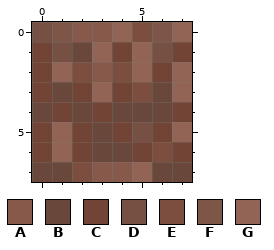
Pixel-art sprite: public/content/tiles/T_Tile_05_Alt.png. Above, as it was before the edit.
The file is 8x8 pixels. Colours within 5 levels of each other are drawn and written as one.
Palette (. is transparent): A #86594a  B #69473b  C #714435  D #755043  E #7b4e3f  F #7d5648  G #916455
Pixels before, first column x 0:
0 DFAAGEFG
1 CDBGCGDC
2 CGEAEGCG
3 CBCGCEBG
4 BCBCBBBC
5 CGCBCDCG
6 CGCBBCEC
7 BBEAAGBB
The same view after the edit:
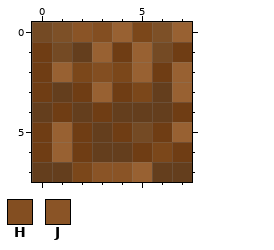
Colours new in this view: H #834e21  J #8a5426
From old to new:
colour B: #69473b -> #643e1d
colour C: #714435 -> #6f3d14
colour D: #755043 -> #744a24
colour E: #7b4e3f -> #7b471a
colour F: #7d5648 -> #7d5027
colour G: #916455 -> #986132
Changed rows in their new state; - is a pixel that keeps its letter.
first column x 2:
0 JH
2 -H
first column x 3:
7 JJ
Pixel boxes of the changes (left, top, right, bottom) in both pictures:
changed: (32, 22, 192, 182)
